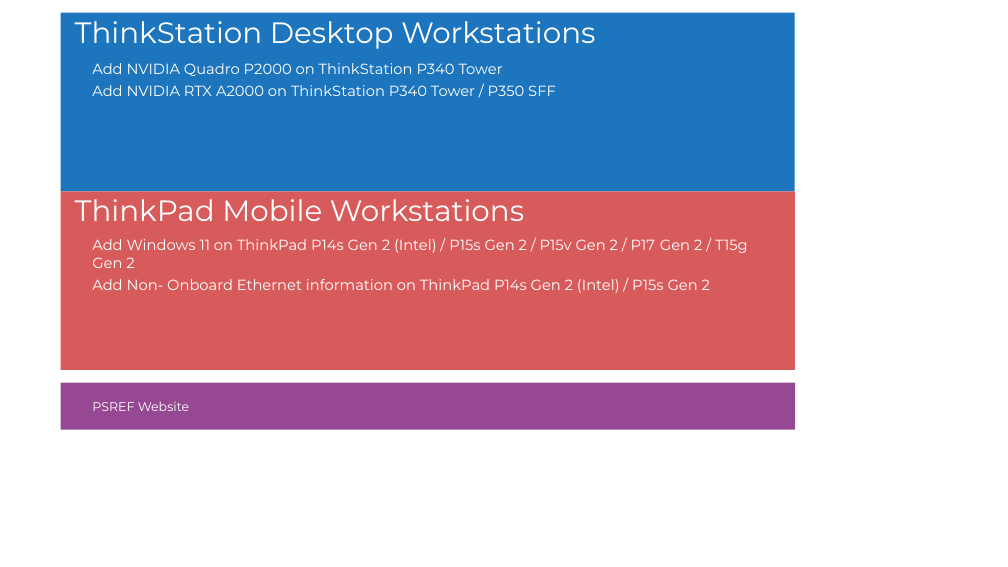
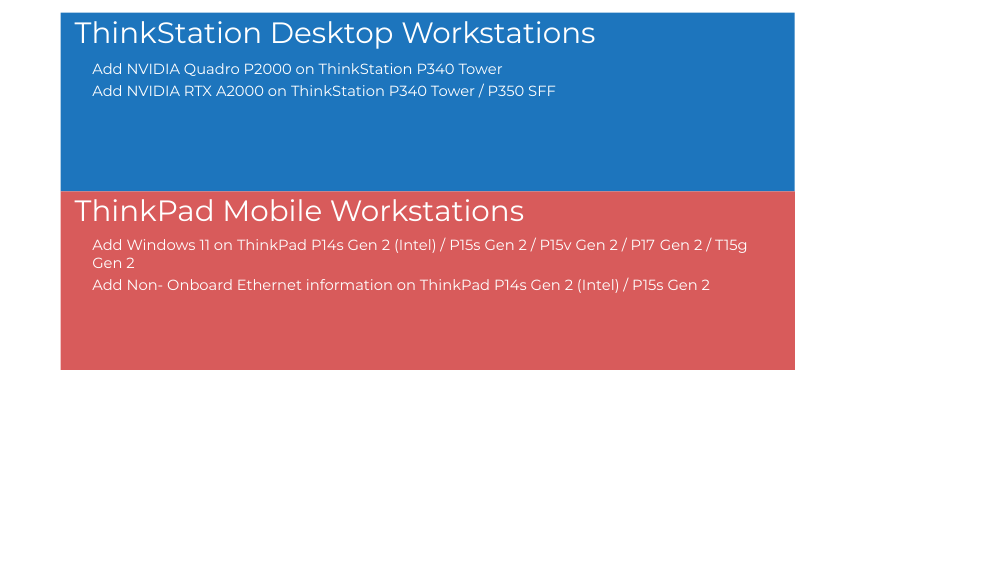
Before and after one commit to hou-yufeng/wspsref_newsletter, a slide deck: slide 1 of wspsref_newsletter.pptx. Drawn at 1008x567 pixels with LibreOffice and Linux fonts; fonts in the diff are those of the drawing. Boxes give left, top, right and bottom in pixels: in the first picture for what was removed or moved away, otherwise in the second. Text is boxed around its words. In the diff, an @@ line names an element or a change of style, - is before the commit and + after.

```diff
--- a/wspsref_newsletter.pptx
+++ b/wspsref_newsletter.pptx
@@ rectangle removed at [60, 383, 795, 430] @@
@@ text removed at [92, 402, 189, 411] @@
-PSREF Website
```
Also in this commit, not shown: 1 other slide changed, 1 slide added, 7 other files.
